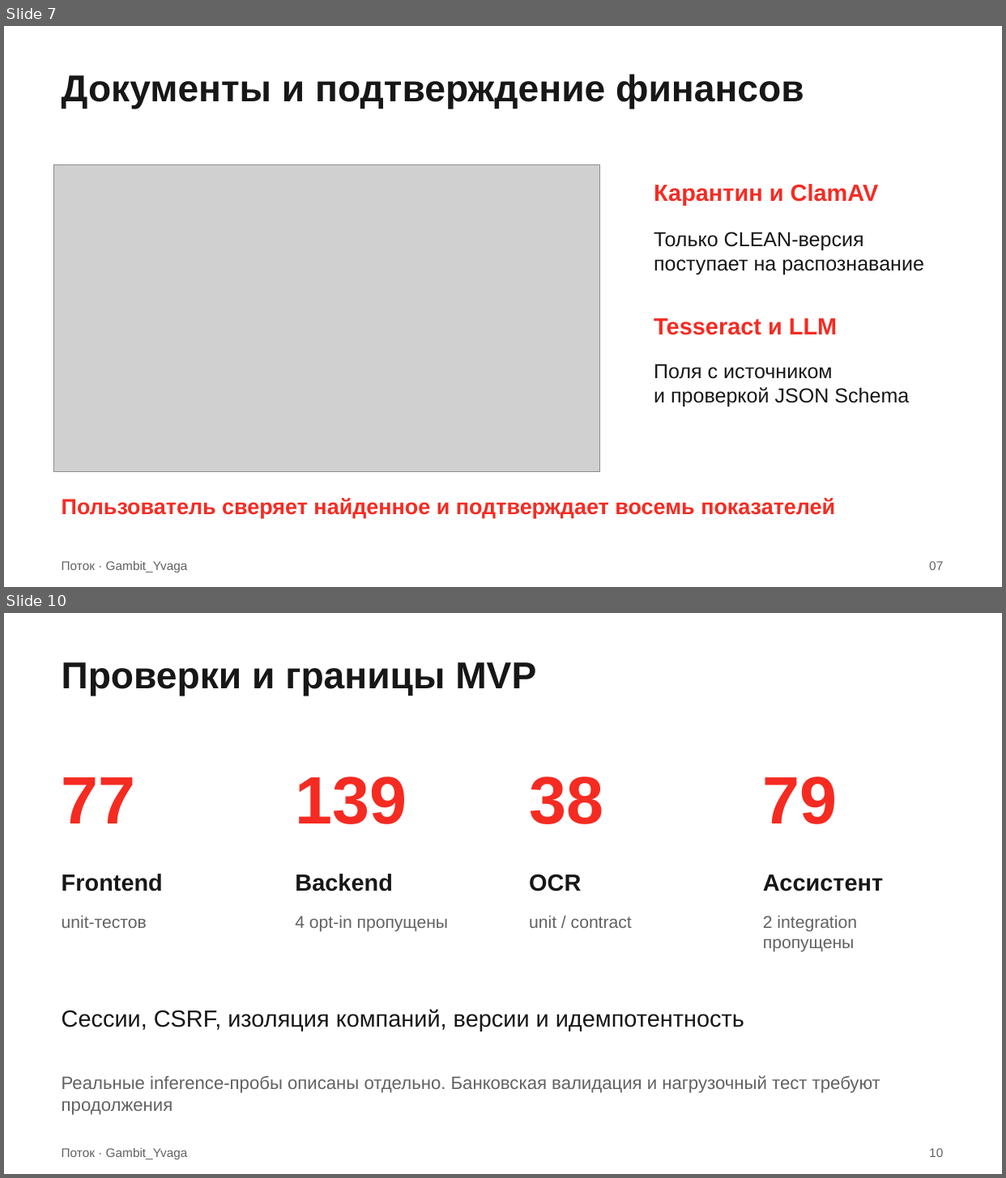
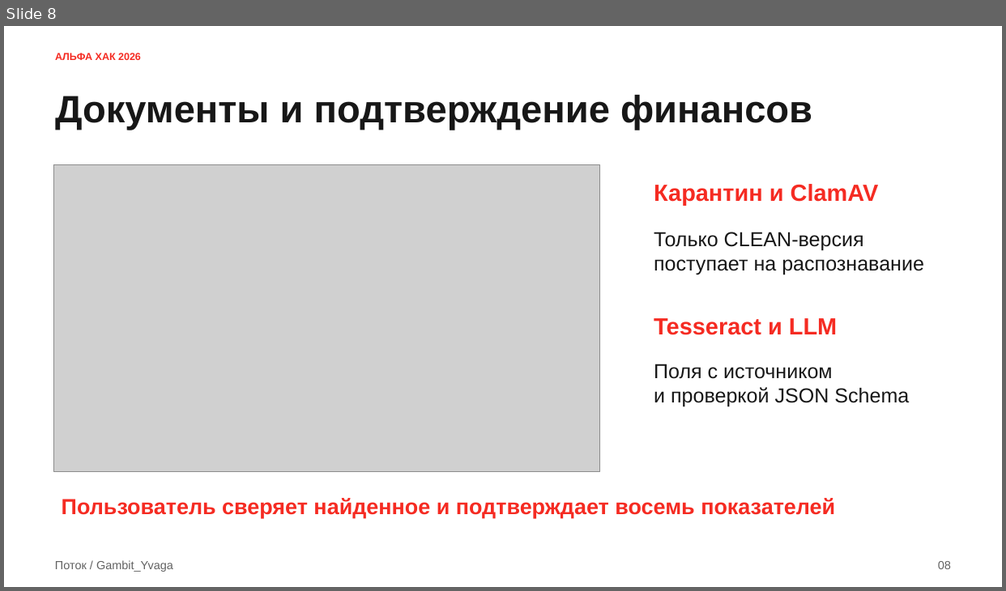
Before and after one commit to Tonitrus1/ALFA-HACK-2026, a slide deck: docs/jury/presentation/potok-gambit-yvaga.pptx. Shown one above the other, each under a label of ours: slides 7 and 10 before the commit, slide 8 after it; the slides between them are not shown. The pictures are 1006x1178 and 1006x591 pixels, drawn with LibreOffice and Linux fonts; fonts in the diff are those of the drawing; grey boxes stand for pictures. Boxes give left, top, right and bottom in pixels: in the first picture for what was removed or moved away, otherwise in the second. Text is boxed around its words. In the diff, an @@ line names an element or a change of style, - is before the commit and + after.

```diff
--- a/docs/jury/presentation/potok-gambit-yvaga.pptx
+++ b/docs/jury/presentation/potok-gambit-yvaga.pptx
@@ slide 10 removed at (4,613,1002,1174), background #FFFFFF @@
@@ text removed at (62,662,536,696) @@
-Проверки и границы MVP
@@ text removed at (62,777,136,824) @@
-77
@@ text removed at (295,777,407,824) @@
-139
@@ text removed at (529,777,603,824) @@
-38
@@ text removed at (763,777,837,824) @@
-79
@@ text removed at (62,874,163,892) @@
-Frontend
@@ text removed at (295,874,392,892) @@
-Backend
@@ text removed at (529,875,581,892) @@
-OCR
@@ text removed at (763,875,883,892) @@
-Ассистент
@@ text removed at (62,915,147,928) @@
-unit-тестов
@@ text removed at (295,915,449,932) @@
-4 opt-in пропущены
@@ text removed at (529,915,632,928) @@
-unit / contract
@@ text removed at (763,915,857,952) @@
-2 integration пропущены
@@ text removed at (62,1009,744,1032) @@
-Сессии, CSRF, изоляция компаний, версии и идемпотентность
@@ text removed at (62,1076,880,1115) @@
-Реальные inference-пробы описаны отдельно. Банковская валидация и нагрузочный тест требуют продолжения
@@ text removed at (62,1148,188,1160) @@
-Поток · Gambit_Yvaga
@@ text removed at (929,1148,943,1157) @@
-10
@@ what was slide 7 is now slide 8 @@
@@ slide 8 changed as well @@
@@ text added at (55,53,141,60), 9.8 pt, text #F52B22, bold @@
+АЛЬФА ХАК 2026
@@ text "Документы и подтверждение финансов": place and size @@
-text "Документы и подтверждение финансов" at (62,74,804,109)
+text "Документы и подтверждение финансов" at (55,95,812,130)
@@ text "Документы и подтверждение финансов" at (55,95,812,130): size 36 to 36.8 pt @@
@@ text at (55,561,173,572): text changed; size 12 to 11.2 pt @@
-Поток · Gambit_Yvaga
+Поток / Gambit_Yvaga
@@ text removed at (929,561,943,570) @@
-07
@@ text added at (938,561,951,570), 11.2 pt, text #626262 @@
+08
```
Also in this commit, not shown: 7 other slides changed, 4 slides added, 3 other slides removed, 25 other files.
